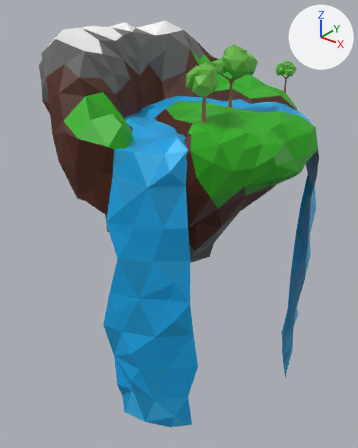
A saved change to the glTF model island-1.glb.
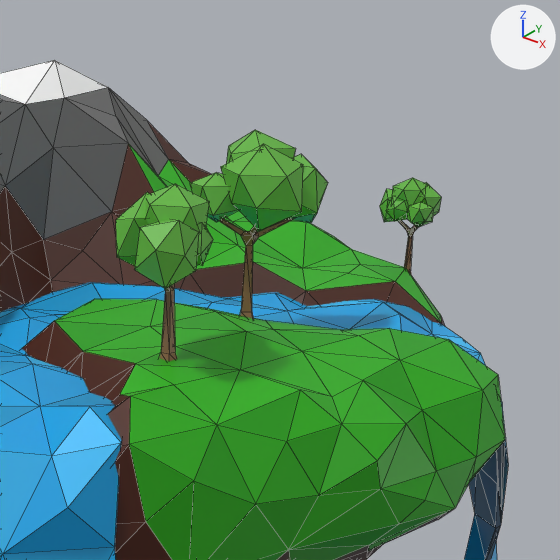
There are two pictures of each version: one whole from a 50 mm lens placed at (4.28, -5.21, 2.08), pointed at (0.22, -0.13, -1.07), one close up on the part from 41% to 94% of the width and 0% to 42% of the height. The axes (+X, +Y, +Z) are drawn at upper right. The lights are the same throughout. The close-ups show mesh edges as thin lines. Where no turn or scale is listed for an object, it has been applied to the vertices. Vertices at the same position are counted once.

The older version as bpy lines, for what is in view:
```python
mat_treemat = principled_material('treeMat')
mat_treemat.texture = img_islandpalette
me_icosphere = bpy.data.meshes.new('Icosphere')
me_icosphere.from_pydata(...)  # 95 vertices, 166 faces; spans x -0.109..0.27, y -0.23..0.25, z -0.481..0.174
me_icosphere.materials.append(mat_treemat)  # picture img_islandpalette
me_icosphere_001 = bpy.data.meshes.new('Icosphere.001')
me_icosphere_001.from_pydata(...)  # 368 vertices, 732 faces; spans x -1.43..1.95, y -1.97..1.92, z -2.0..1.59
me_icosphere_001.materials.append(mat_material)
me_icosphere_009 = bpy.data.meshes.new('Icosphere.009')
me_icosphere_009.from_pydata(...)  # 95 vertices, 166 faces; spans x -2.22..5.49, y -4.68..5.09, z -9.79..3.55
me_icosphere_009.materials.append(mat_treemat)  # picture img_islandpalette
me_icosphere_010 = bpy.data.meshes.new('Icosphere.010')
me_icosphere_010.from_pydata(...)  # 95 vertices, 166 faces; spans x -2.22..5.49, y -4.68..5.09, z -9.79..3.55
me_icosphere_010.materials.append(mat_treemat)  # picture img_islandpalette
ob_island = bpy.data.objects.new('Island', me_icosphere_001)
ob_island.location = (0.0, 0.0, 0.0)
ob_tree1 = bpy.data.objects.new('tree1', me_icosphere)
ob_tree1.location = (0.978, -0.777, 1.148)
ob_tree1_001 = bpy.data.objects.new('tree1.001', me_icosphere_009)
ob_tree1_001.location = (0.9, 0.105, 1.203)
ob_tree1_001.rotation_euler = (0.0, 0.0, 2.122)  # degrees (0, 0, 122)
ob_tree1_001.scale = (0.059, 0.059, 0.059)
ob_tree1_002 = bpy.data.objects.new('tree1.002', me_icosphere_010)
ob_tree1_002.location = (0.898, 1.584, 0.964)
ob_tree1_002.rotation_euler = (0.0, 0.0, -2.41)  # degrees (0, 0, -138)
ob_tree1_002.scale = (0.0351, 0.0351, 0.0351)
# also in view: 'Water' at (0.65, -0.27, -1.42)
```
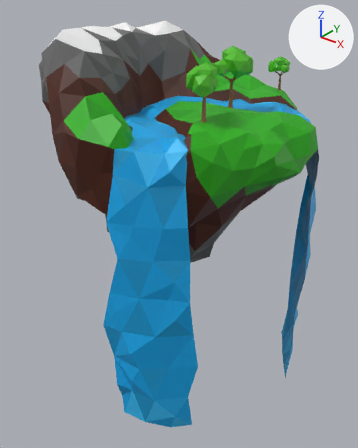
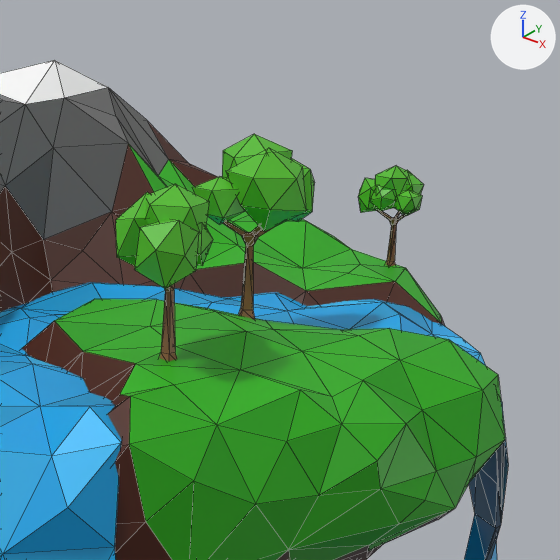
Changed parts and their boxes [x1, y1, x2, y2] in the close-ups (560 x 560 px):
'tree1.001', surface changed, moved, turned, rescaled: before [190, 130, 328, 319]; after [192, 134, 315, 319]
'tree1', surface changed: [116, 184, 209, 308] in both
'tree1.002', surface changed, moved, turned, rescaled: before [380, 178, 442, 276]; after [358, 166, 424, 266]
part 1 of me_icosphere, surface changed: [116, 184, 213, 361] in both

The change, as a diff of the scene's bpy script:
```diff
--- a/island-1.glb.py
+++ b/island-1.glb.py
@@ img_treepalette @@
+img_treepalette = load_image('treePalette', '_unpacked/treePalette', 2, 1, 'sRGB')
@@ mat_treemat @@
 mat_treemat = principled_material('treeMat')
-mat_treemat.texture = img_islandpalette
+mat_treemat.texture = img_treepalette
@@ me_icosphere @@
 me_icosphere.from_pydata(...)  # 95 vertices, 166 faces; spans x -0.109..0.27, y -0.23..0.25, z -0.481..0.174
 # used by ob_tree1; location = (0.978, -0.777, 1.148)
+# me_icosphere part 1: texture (UV) coordinates of 166 of 166 faces, centred in x -0.096..0.254, y -0.203..0.225, z -0.481..0.138, changed; they spanned u 0.5..0.52, v 0.24..0.8 and now span u 0.04..0.96, v 0.56..0.9
 me_icosphere.materials.append(mat_treemat)
@@ me_icosphere_009 @@
 me_icosphere_009.from_pydata(...)  # 95 vertices, 166 faces; spans x -2.22..5.49, y -4.68..5.09, z -9.79..3.55
 # used by ob_tree1_001; location = (0.9, 0.105, 1.203); rotation_euler = (0.0, 0.0, 2.122), in degrees (0, 0, 122); scale = (0.059, 0.059, 0.059)
+# me_icosphere_009 part 2: texture (UV) coordinates of 166 of 166 faces, centred in x -1.96..5.17, y -4.13..4.58, z -9.79..2.81, changed; they spanned u 0.5..0.52, v 0.24..0.8 and now span u 0.04..0.96, v 0.56..0.9
 me_icosphere_009.materials.append(mat_treemat)
@@ me_icosphere_010 @@
 me_icosphere_010.from_pydata(...)  # 95 vertices, 166 faces; spans x -2.22..5.49, y -4.68..5.09, z -9.79..3.55
 # used by ob_tree1_002; location = (0.898, 1.584, 0.964); rotation_euler = (0.0, 0.0, -2.41), in degrees (0, 0, -138); scale = (0.0351, 0.0351, 0.0351)
+# me_icosphere_010 part 3: texture (UV) coordinates of 166 of 166 faces, centred in x -1.96..5.17, y -4.13..4.58, z -9.79..2.81, changed; they spanned u 0.5..0.52, v 0.24..0.8 and now span u 0.04..0.96, v 0.56..0.9
 me_icosphere_010.materials.append(mat_treemat)
@@ ob_tree1_001 @@
 ob_tree1_001 = bpy.data.objects.new('tree1.001', me_icosphere_009)
-ob_tree1_001.location = (0.9, 0.105, 1.203)
-ob_tree1_001.rotation_euler = (0.0, 0.0, 2.122)  # degrees (0, 0, 122)
-ob_tree1_001.scale = (0.059, 0.059, 0.059)
+ob_tree1_001.location = (0.916, 0.121, 1.195)
+ob_tree1_001.rotation_euler = (0.0, 0.0, 2.37)  # degrees (0, 0, 136)
+ob_tree1_001.scale = (0.0569, 0.0569, 0.0569)
@@ ob_tree1_002 @@
 ob_tree1_002 = bpy.data.objects.new('tree1.002', me_icosphere_010)
-ob_tree1_002.location = (0.898, 1.584, 0.964)
-ob_tree1_002.rotation_euler = (0.0, 0.0, -2.41)  # degrees (0, 0, -138)
-ob_tree1_002.scale = (0.0351, 0.0351, 0.0351)
+ob_tree1_002.location = (0.789, 1.586, 1.01)
+ob_tree1_002.rotation_euler = (0.0, 0.0, -2.119)  # degrees (0, 0, -121)
+ob_tree1_002.scale = (0.0362, 0.0362, 0.0362)
```
